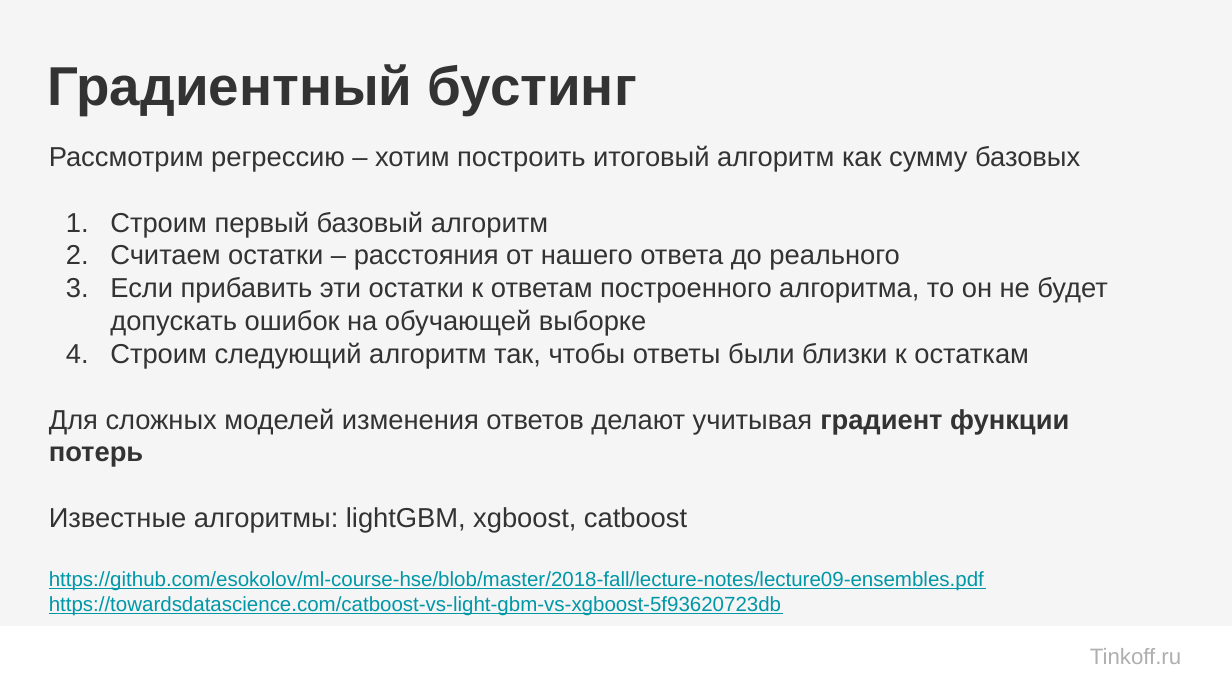
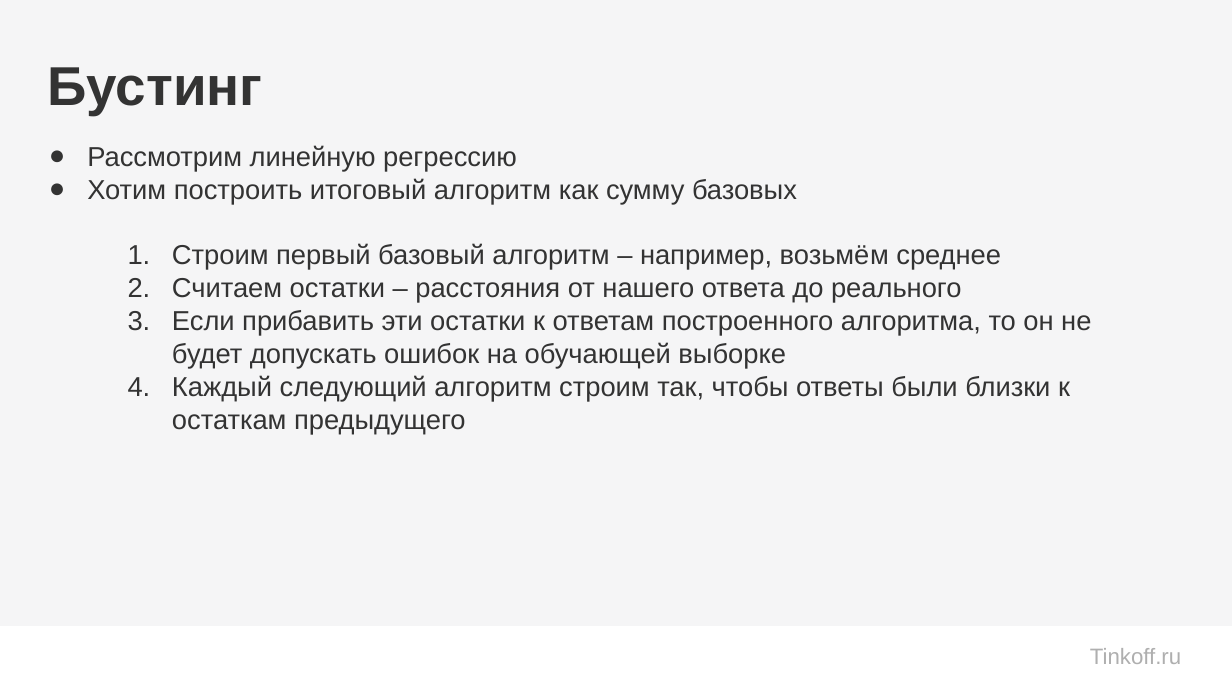
Before and after one commit to kryzhikov/Sample-ML-Repo, a slide deck: slide 26 of 10. Desicion trees + ensembles/media/trees_ensembles_boosting.pptx. Drawn at 1232x693 pixels with LibreOffice and Linux fonts; fonts in the diff are those of the drawing; background and template pictures are left out. Boxes give left, top, right and bottom in pixels: in the first picture for what was removed or moved away, otherwise in the second. Text is boxed around its words. In the diff, an @@ line names an element or a change of style, - is before the commit and + after.

Commit message:
Added trees & ensembles inclass, hw notebooks; updated presentation

```diff
--- a/10. Desicion trees + ensembles/media/trees_ensembles_boosting.pptx
+++ b/10. Desicion trees + ensembles/media/trees_ensembles_boosting.pptx
@@ title at [47, 67, 262, 115]: text changed @@
-Градиентный бустинг
+Бустинг
@@ text at [87, 145, 1001, 270]: text changed @@
-Рассмотрим регрессию – хотим построить итоговый алгоритм как сумму базовых
-1. Строим первый базовый алгоритм
+● Рассмотрим линейную регрессию
+● Хотим построить итоговый алгоритм как сумму базовых
+  1. Строим первый базовый алгоритм – например, возьмём среднее
@@ text at [172, 278, 1091, 369]: list level 1 to 2 in "Считаем остатки – расстояния от ..."; list level 1 to 2 in "Если прибавить эти остатки к ..." @@
@@ text at [172, 375, 1070, 434]: text changed; size 12 to 16 pt; text colour #0097A7 to #333333 @@
-4. Строим следующий алгоритм так, чтобы ответы были близки к остаткам
-Для сложных моделей изменения ответов делают учитывая градиент функции потерь
-Известные алгоритмы: lightGBM, xgboost, catboost
-https://github.com/esokolov/ml-course-hse/blob/master/2018-fall/lecture-notes/lecture09-ensembles.pdf
-https://towardsdatascience.com/catboost-vs-light-gbm-vs-xgboost-5f93620723db
+  4. Каждый следующий алгоритм строим так, чтобы ответы были близки к остаткам предыдущего
```
Also in this commit, not shown: 2 slides added, 1 slide removed, 3 other files.
